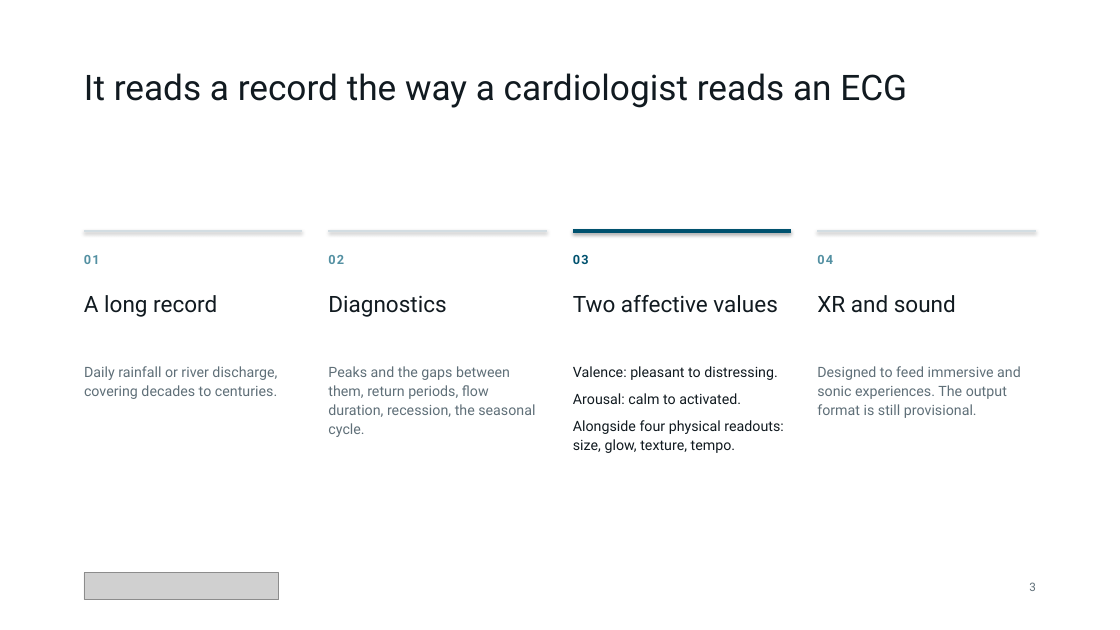
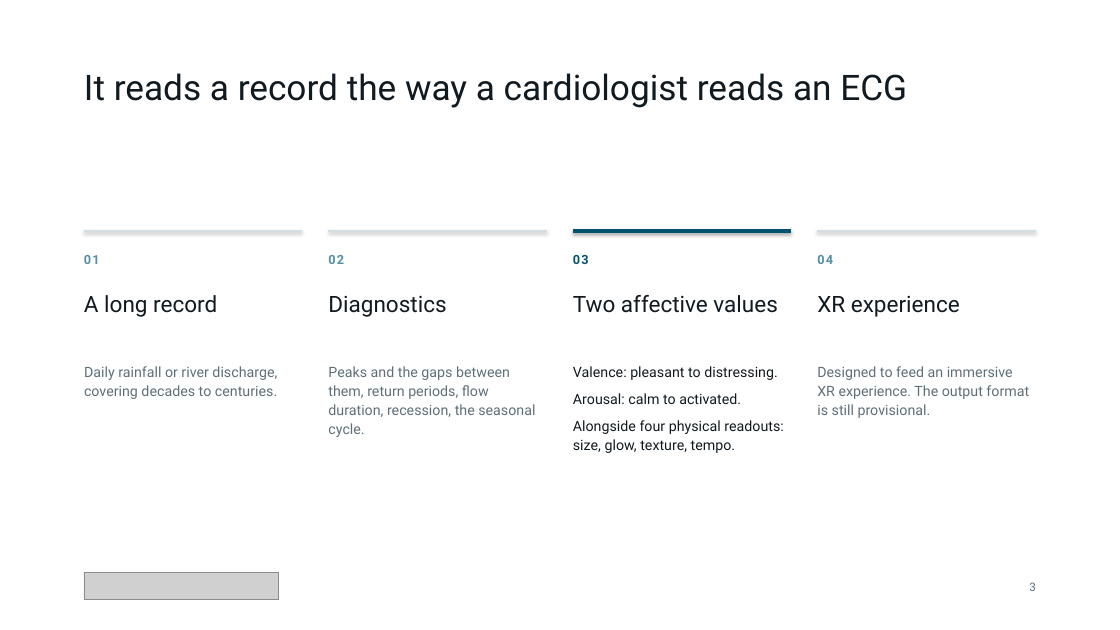
Before and after one commit to qintheory/noea, a slide deck: slide 3 of docs/noea-introduction-animated.pptx. Drawn at 1120x630 pixels with LibreOffice and Linux fonts; fonts in the diff are those of the drawing; grey boxes stand for pictures. Boxes give left, top, right and bottom in pixels: in the first picture for what was removed or moved away, otherwise in the second. Text is boxed around its words. In the diff, an @@ line names an element or a change of style, - is before the commit and + after.

```diff
--- a/docs/noea-introduction-animated.pptx
+++ b/docs/noea-introduction-animated.pptx
@@ text at (817, 296, 960, 317): text changed @@
-XR and sound
+XR experience
@@ text at (817, 366, 1029, 418): text changed @@
-Designed to feed immersive and sonic experiences. The output format is still provisional.
+Designed to feed an immersive XR experience. The output format is still provisional.
```
Also in this commit, not shown: 4 other slides changed, 1 slide added, 1 slide removed, 2 other files.
